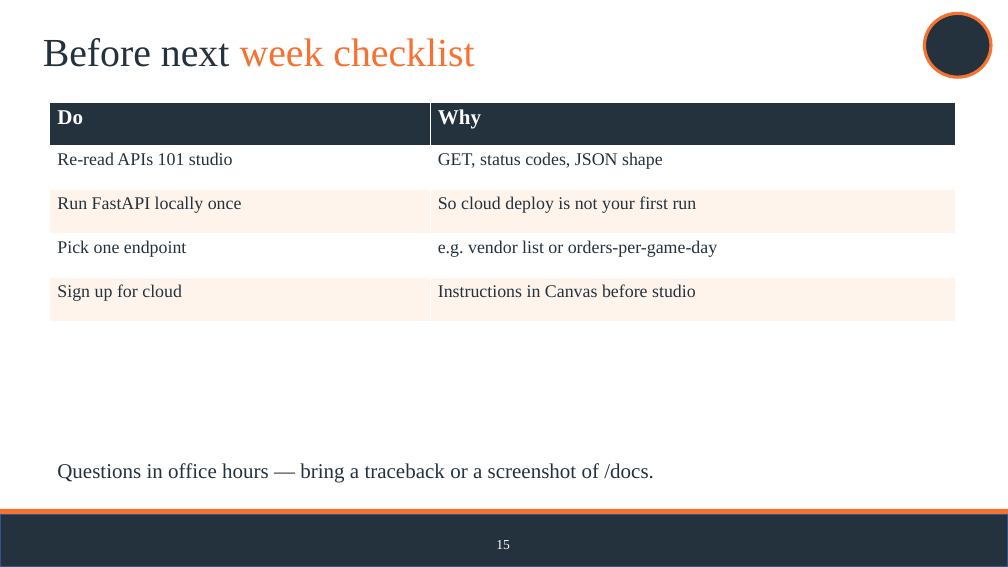
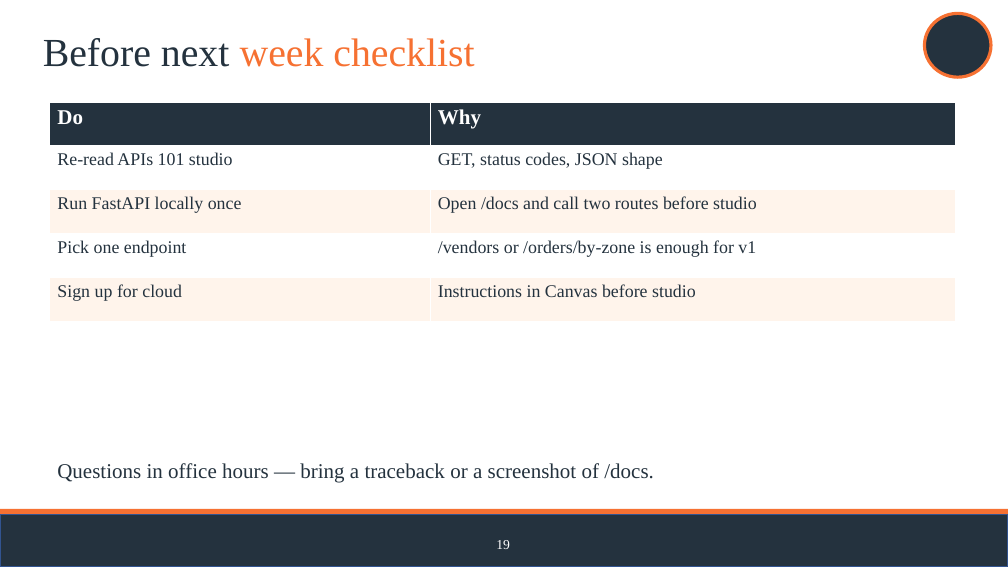
Before and after one commit to jasontpv/DS2002FA26, a slide deck: slide 19 of notebooks/08-capstone-gameday/DS2002 Build Your Own API.pptx (slide 15 before the commit). Drawn at 1008x567 pixels with LibreOffice and Linux fonts; fonts in the diff are those of the drawing; background and template pictures are left out. Boxes give left, top, right and bottom in pixels: in the first picture for what was removed or moved away, otherwise in the second. Text is boxed around its words. In the diff, an @@ line names an element or a change of style, - is before the commit and + after.

```diff
--- a/notebooks/08-capstone-gameday/DS2002 Build Your Own API.pptx
+++ b/notebooks/08-capstone-gameday/DS2002 Build Your Own API.pptx
@@ table at [50, 102, 956, 321] @@
-row 3, column 2: So cloud deploy is not your first run
+row 3, column 2: Open /docs and call two routes before studio
-row 4, column 2: e.g. vendor list or orders-per-game-day
+row 4, column 2: /vendors or /orders/by-zone is enough for v1
@@ text at [496, 540, 510, 549]: text changed @@
-15
+19
```
Also in this commit, not shown: 7 other slides changed, 5 slides added, 1 slide removed, 5 other files.
